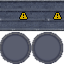
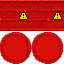
Layers edited between the first and the second 64 x 64 image:
added layer "For Red" above "Calque Copié #3" over (19, 12, 62, 20)
hid "Calque Copié #3" over (19, 12, 62, 20)
added layer "Calque Copié #4" above "Calque Copié #2" over (0, 0, 64, 64)
hid "Calque Copié #2" over (0, 0, 64, 64)
